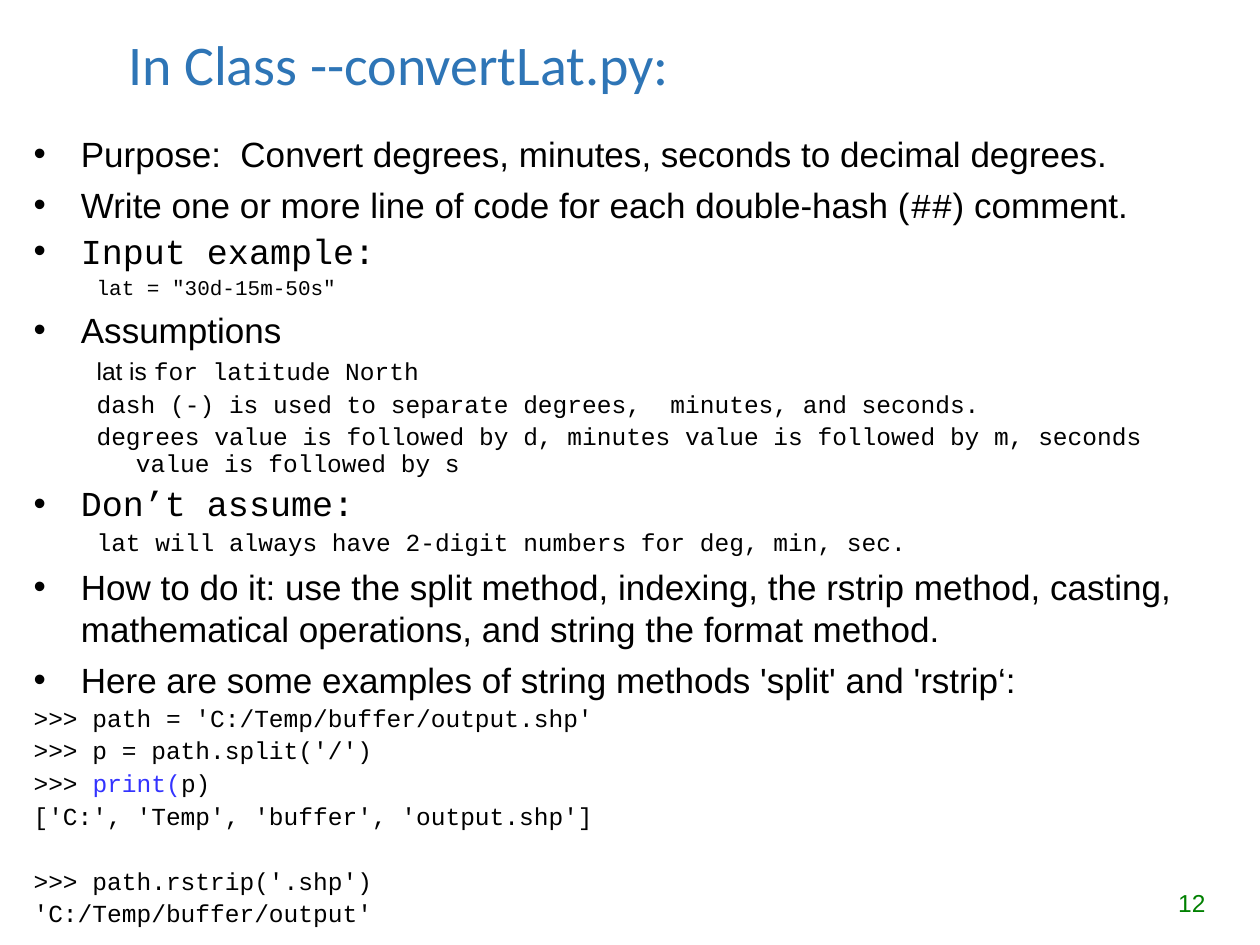
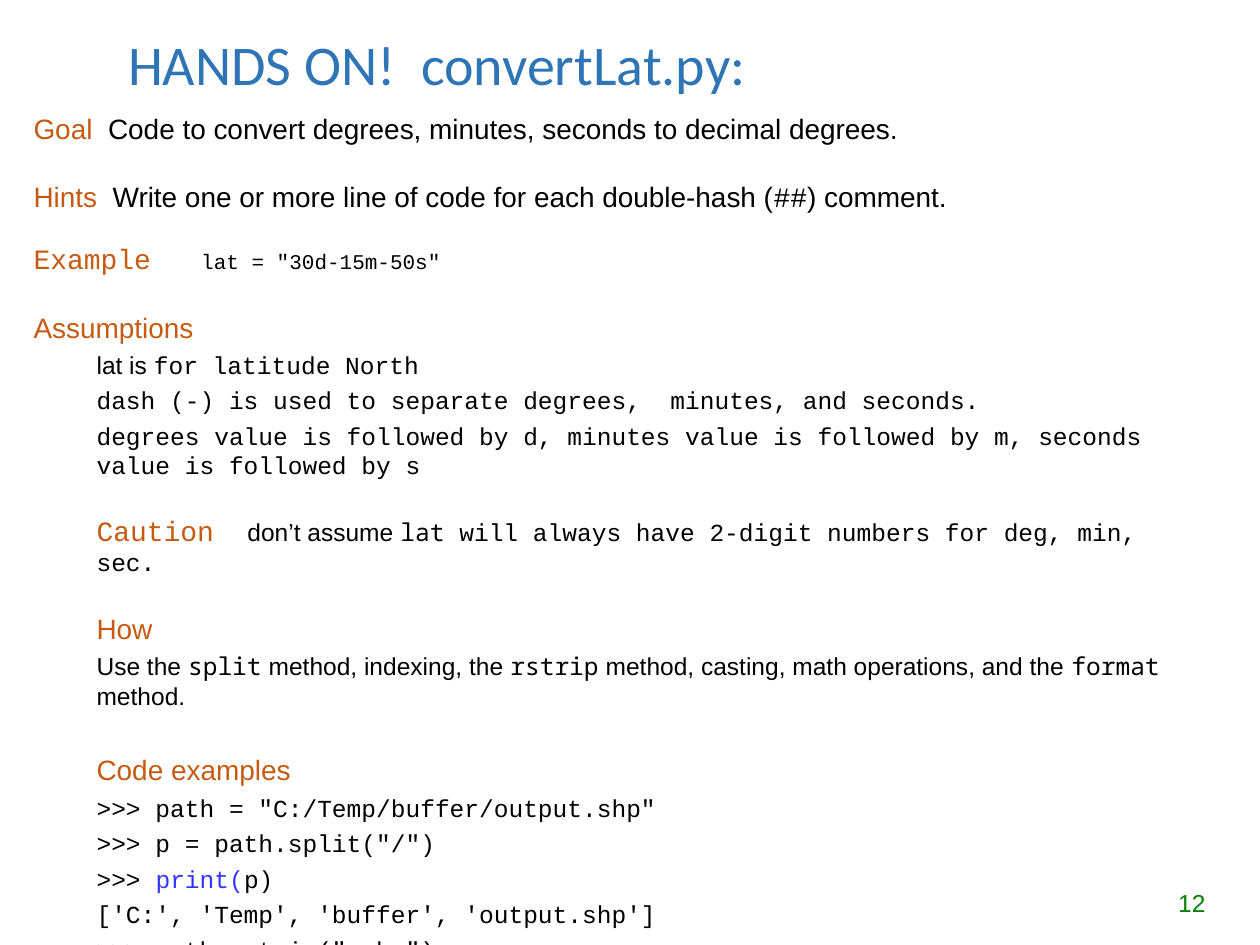
Before and after one commit to lgtateos/gis540, a slide deck: slide 12 of slides/lists_and_tuples.ppt. Drawn at 1260x945 pixels with LibreOffice and Linux fonts; fonts in the diff are those of the drawing. Boxes give left, top, right and bottom in pixels: in the first picture for what was removed or moved away, otherwise in the second. Text is boxed around its words. In the diff, an @@ line names an element or a change of style, - is before the commit and + after.

```diff
--- a/slides/lists_and_tuples.ppt
+++ b/slides/lists_and_tuples.ppt
@@ title at (128, 47, 745, 94): text changed @@
-In Class --convertLat.py:
+HANDS ON! convertLat.py:
@@ text "Goal Code to convert degrees, ...": place and size @@
-text "Goal Code to convert degrees, ..." at (34, 141, 1171, 927)
+text "Goal Code to convert degrees, ..." at (34, 118, 1159, 928)
@@ text at (34, 118, 947, 275): text changed; size 20 to 16 pt @@
-• Purpose: Convert degrees, minutes, seconds to decimal degrees.
-• Write one or more line of code for each double-hash (##) comment.
-• Input example:
-  lat = "30d-15m-50s"
+Goal Code to convert degrees, minutes, seconds to decimal degrees.
+Hints Write one or more line of code for each double-hash (##) comment.
+Example lat = "30d-15m-50s"
@@ text at (34, 317, 1141, 928): size 20 to 16 pt, text colour #000000 to #C55A11 in "Assumptions"; bullet • to none; less space between paragraphs; indent changed; line spacing 0.9 to 1 @@
@@ text at (97, 522, 1159, 857): text changed; size 20 to 14 pt; font Arial to Courier New @@
-• Don’t assume:
-  lat will always have 2-digit numbers for deg, min, sec.
-• How to do it: use the split method, indexing, the rstrip method, casting, mathematical operations, and string the format method.
-• Here are some examples of string methods 'split' and 'rstrip‘:
->>> path = 'C:/Temp/buffer/output.shp'
->>> p = path.split('/')
+Caution don’t assume lat will always have 2-digit numbers for deg, min, sec.
+How
+Use the split method, indexing, the rstrip method, casting, math operations, and the format method.
+Code examples
+>>> path = "C:/Temp/buffer/output.shp"
+>>> p = path.split("/")
@@ text at (92, 872, 372, 895): text changed @@
->>> path.rstrip('.shp')
+>>> path.rstrip(".shp")
```
Also in this commit, not shown: 10 other slides changed.
